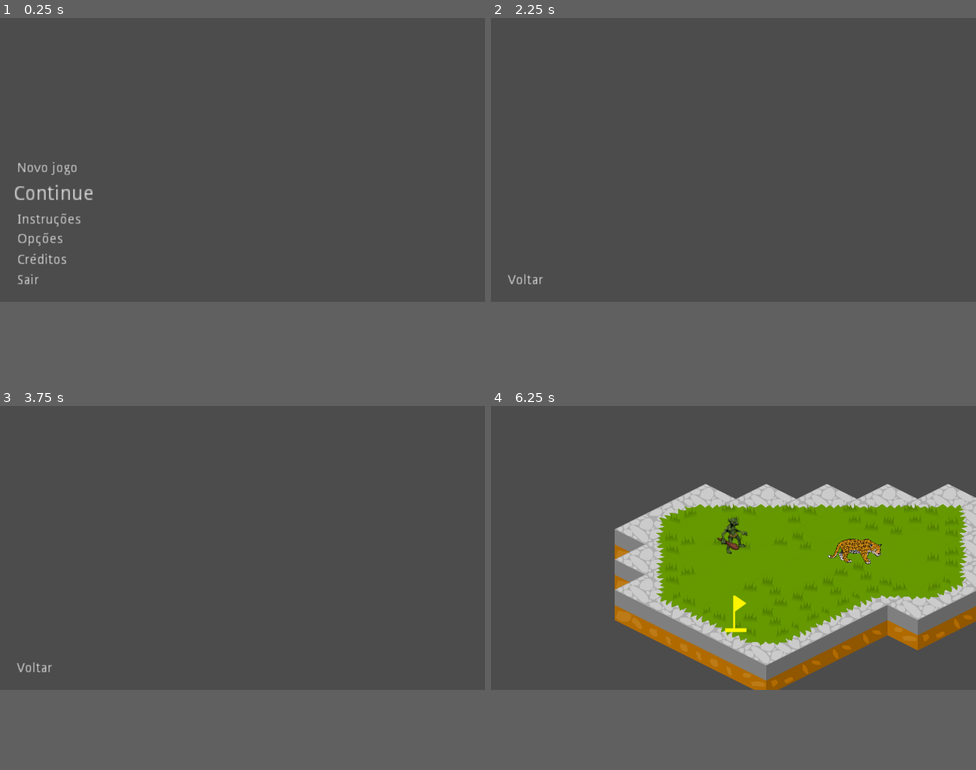
Above: before the commit, frames 1-4 (two rows, left to right).
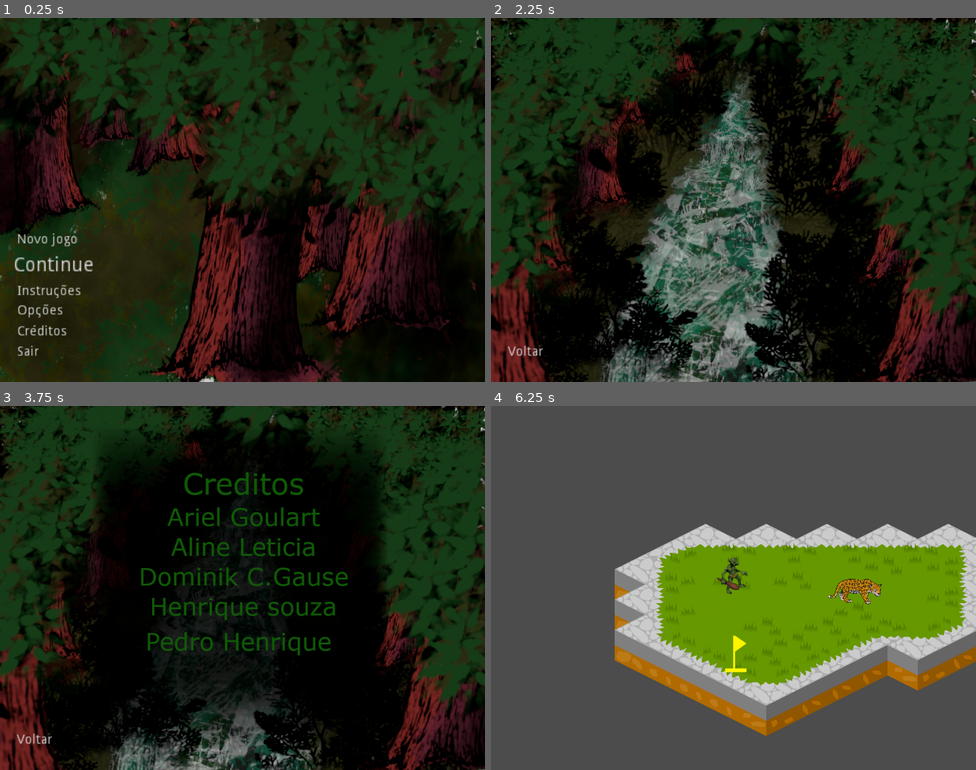
Above: after the commit, the same moments.

Repository: HIqueRS/Motores
Game: Godot game, scene res://Alpha/Telas/TelaInicial_teste.tscn
Two runs of this game, one before a commit and one after it. Both use one fixed random seed, a clock stepped at 60 frames per second and the inputs below.
Inputs:
- Up to frame 1 (0.25 s): no input
- Up to frame 2 (2.25 s): click "Instruções" at 0.5 s; click "Voltar" at 1.25 s; click "Opções" at 2 s
- Up to frame 3 (3.75 s): click "Voltar" at 2.75 s; click "Créditos" at 3.5 s
- Up to frame 4 (6.25 s): click "Voltar" at 4.25 s; click "Novo jogo" at 5 s; tap Enter at 5.75 s; hold Right (move_right) from 5.78 s (still down); tap Space (action) at 5.85 s
In our replay, the window is 800x468 before the commit and 800x600 after it. These sizes can differ from the game's own. Grey fills any space a smaller window leaves; there, only what the larger window draws over its background counts as a difference.

The runs differ from the first frame. In frame 1, 90% of the frame differs, in the area x 0-100%, y 0-100%; in frame 2, 87%; in frame 3, 88%; in frame 4, 30%.

Commit message:
backgrounds
ta safe

Diff:
--- a/2D_Isometric_Demo/Alpha/Telas/Creditos.tscn
+++ b/2D_Isometric_Demo/Alpha/Telas/Creditos.tscn
@@ -1,13 +1,22 @@
-[gd_scene load_steps=2 format=2]
+[gd_scene load_steps=3 format=2]
 
-[ext_resource path="res://Tela.gd" type="Script" id=1]
+[ext_resource path="res://Alpha/Telas/creditoscn.png" type="Texture" id=1]
+[ext_resource path="res://Tela.gd" type="Script" id=2]
 
 [node name="Node2D" type="Node2D"]
 
+[node name="Sprite" type="Sprite" parent="."]
+position = Vector2( 512, 384 )
+texture = ExtResource( 1 )
+
 [node name="Tela" type="Control" parent="."]
+margin_top = 150.0
 margin_right = 40.0
-margin_bottom = 40.0
-script = ExtResource( 1 )
+margin_bottom = 190.0
+script = ExtResource( 2 )
+__meta__ = {
+"_edit_group_": true
+}
 
 [node name="Voltar" type="Button" parent="Tela"]
 margin_left = 23.57
--- a/2D_Isometric_Demo/Alpha/Telas/Instrucoes.tscn
+++ b/2D_Isometric_Demo/Alpha/Telas/Instrucoes.tscn
@@ -1,13 +1,22 @@
-[gd_scene load_steps=2 format=2]
+[gd_scene load_steps=3 format=2]
 
-[ext_resource path="res://Tela.gd" type="Script" id=1]
+[ext_resource path="res://Alpha/Telas/creditos.png" type="Texture" id=1]
+[ext_resource path="res://Tela.gd" type="Script" id=2]
 
 [node name="Node2D" type="Node2D"]
 
+[node name="Sprite" type="Sprite" parent="."]
+position = Vector2( 512, 384 )
+texture = ExtResource( 1 )
+
 [node name="Tela" type="Control" parent="."]
+margin_top = 150.0
 margin_right = 40.0
-margin_bottom = 40.0
-script = ExtResource( 1 )
+margin_bottom = 190.0
+script = ExtResource( 2 )
+__meta__ = {
+"_edit_group_": true
+}
 
 [node name="Voltar" type="Button" parent="Tela"]
 margin_left = 23.57
--- a/2D_Isometric_Demo/Alpha/Telas/Opcoes.tscn
+++ b/2D_Isometric_Demo/Alpha/Telas/Opcoes.tscn
@@ -1,13 +1,22 @@
-[gd_scene load_steps=2 format=2]
+[gd_scene load_steps=3 format=2]
 
-[ext_resource path="res://Tela.gd" type="Script" id=1]
+[ext_resource path="res://Alpha/Telas/creditos.png" type="Texture" id=1]
+[ext_resource path="res://Tela.gd" type="Script" id=2]
 
 [node name="Node2D" type="Node2D"]
 
+[node name="Sprite" type="Sprite" parent="."]
+position = Vector2( 512, 384 )
+texture = ExtResource( 1 )
+
 [node name="Tela" type="Control" parent="."]
+margin_top = 150.0
 margin_right = 40.0
-margin_bottom = 40.0
-script = ExtResource( 1 )
+margin_bottom = 190.0
+script = ExtResource( 2 )
+__meta__ = {
+"_edit_group_": true
+}
 
 [node name="Voltar" type="Button" parent="Tela"]
 margin_left = 23.57
--- /dev/null
+++ b/2D_Isometric_Demo/Alpha/Telas/Sprite.gd
@@ -0,0 +1,13 @@
+extends Sprite
+
+# Declare member variables here. Examples:
+# var a = 2
+# var b = "text"
+
+# Called when the node enters the scene tree for the first time.
+func _ready():
+	pass # Replace with function body.
+
+# Called every frame. 'delta' is the elapsed time since the previous frame.
+#func _process(delta):
+#	pass
--- a/2D_Isometric_Demo/Alpha/Telas/TelaBase.tscn
+++ b/2D_Isometric_Demo/Alpha/Telas/TelaBase.tscn
@@ -1,13 +1,22 @@
-[gd_scene load_steps=2 format=2]
+[gd_scene load_steps=3 format=2]
 
-[ext_resource path="res://Tela.gd" type="Script" id=1]
+[ext_resource path="res://Alpha/Telas/creditos.png" type="Texture" id=1]
+[ext_resource path="res://Tela.gd" type="Script" id=2]
 
 [node name="Node2D" type="Node2D"]
 
+[node name="Sprite" type="Sprite" parent="."]
+position = Vector2( 512, 384 )
+texture = ExtResource( 1 )
+
 [node name="Tela" type="Control" parent="."]
+margin_top = 150.0
 margin_right = 40.0
-margin_bottom = 40.0
-script = ExtResource( 1 )
+margin_bottom = 190.0
+script = ExtResource( 2 )
+__meta__ = {
+"_edit_group_": true
+}
 
 [node name="Voltar" type="Button" parent="Tela"]
 margin_left = 23.57
--- a/2D_Isometric_Demo/Alpha/Telas/TelaInicial_teste.tscn
+++ b/2D_Isometric_Demo/Alpha/Telas/TelaInicial_teste.tscn
@@ -1,14 +1,23 @@
-[gd_scene load_steps=3 format=2]
+[gd_scene load_steps=4 format=2]
 
-[ext_resource path="res://Alpha/Telas/Control.gd" type="Script" id=1]
-[ext_resource path="res://Alpha/Telas/msc_menu.wav" type="AudioStream" id=2]
+[ext_resource path="res://Alpha/Telas/inicial.png" type="Texture" id=1]
+[ext_resource path="res://Alpha/Telas/Control.gd" type="Script" id=2]
+[ext_resource path="res://Alpha/Telas/msc_menu.wav" type="AudioStream" id=3]
 
 [node name="Node2D" type="Node2D"]
 
+[node name="Sprite" type="Sprite" parent="."]
+position = Vector2( 512, 384 )
+texture = ExtResource( 1 )
+
 [node name="Control" type="Control" parent="."]
+margin_top = 150.0
 margin_right = 40.0
-margin_bottom = 40.0
-script = ExtResource( 1 )
+margin_bottom = 190.0
+script = ExtResource( 2 )
+__meta__ = {
+"_edit_group_": true
+}
 
 [node name="Novo jogo" type="Button" parent="Control"]
 margin_left = 23.5702
--- a/2D_Isometric_Demo/project.godot
+++ b/2D_Isometric_Demo/project.godot
@@ -18,6 +18,11 @@
 config/name="Isometric Game"
 run/main_scene="res://Alpha/Telas/TelaInicial_teste.tscn"
 config/icon="res://Prototipo/icon.png"
+
+[display]
+
+window/size/height=768
+window/stretch/mode="viewport"
 
 [gdnative]
 
Not shown: 1 places in 2D_Isometric_Demo/Alpha/Telas/TelaInicial_teste.tscn that only renumber resources
Binary file added: 2D_Isometric_Demo/Alpha/Telas/creditos.png
Not shown, added: 2D_Isometric_Demo/Alpha/Telas/creditos.png.import
Binary file added: 2D_Isometric_Demo/Alpha/Telas/creditoscn.png
Not shown, added: 2D_Isometric_Demo/Alpha/Telas/creditoscn.png.import
Binary file added: 2D_Isometric_Demo/Alpha/Telas/inicial.png
Not shown, added: 2D_Isometric_Demo/Alpha/Telas/inicial.png.import
